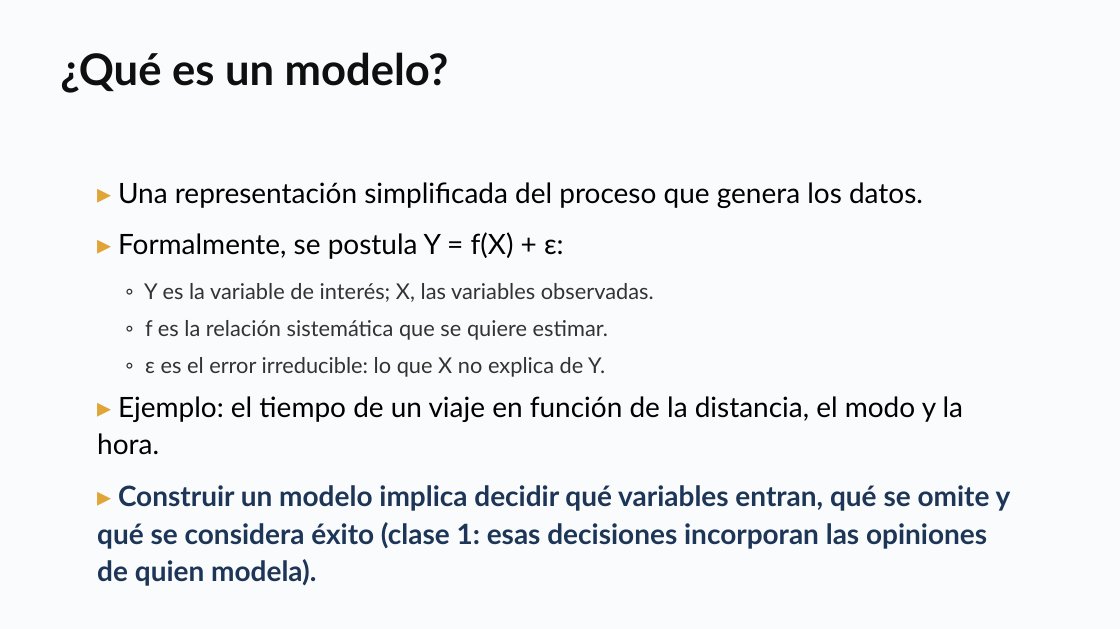
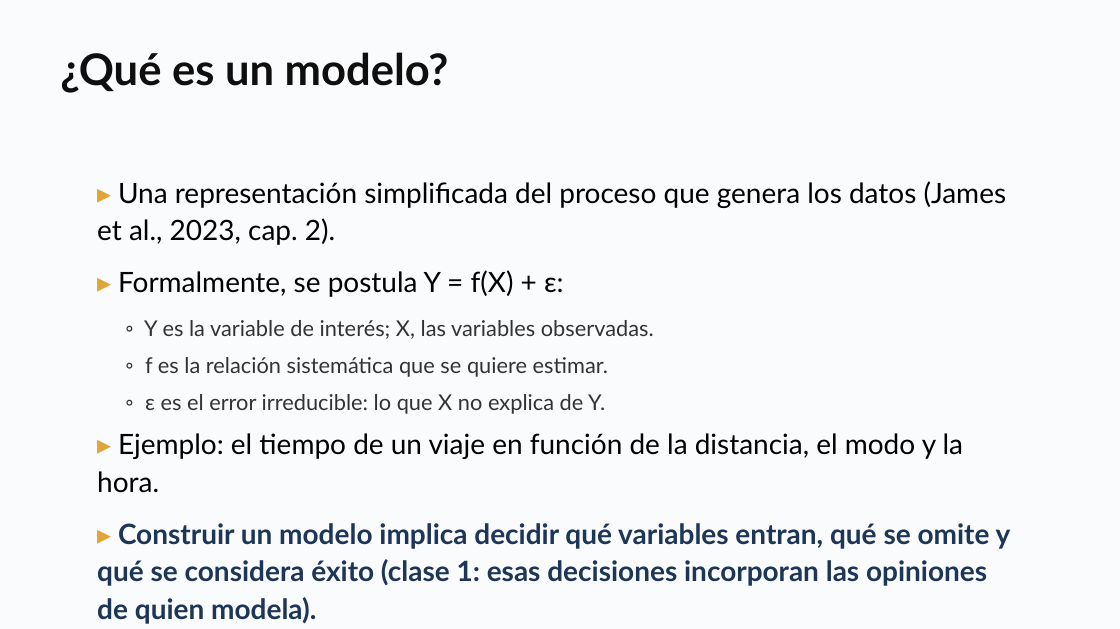
Before and after one commit to daniopitz/cienciadatos, a slide deck: slide 4 of presentaciones/clase02_pandas_eda.pptx. Drawn at 1120x629 pixels with LibreOffice and Linux fonts; fonts in the diff are those of the drawing. Boxes give left, top, right and bottom in pixels: in the first picture for what was removed or moved away, otherwise in the second. Text is boxed around its words. In the diff, an @@ line names an element or a change of style, - is before the commit and + after.

```diff
--- a/presentaciones/clase02_pandas_eda.pptx
+++ b/presentaciones/clase02_pandas_eda.pptx
@@ text at box(97, 181, 1007, 245): text changed @@
-▸ Una representación simplificada del proceso que genera los datos.
+▸ Una representación simplificada del proceso que genera los datos (James et al., 2023, cap. 2).
```
Also in this commit, not shown: 2 other slides changed, 6 slides added, 2 slides removed, 1 other file.
